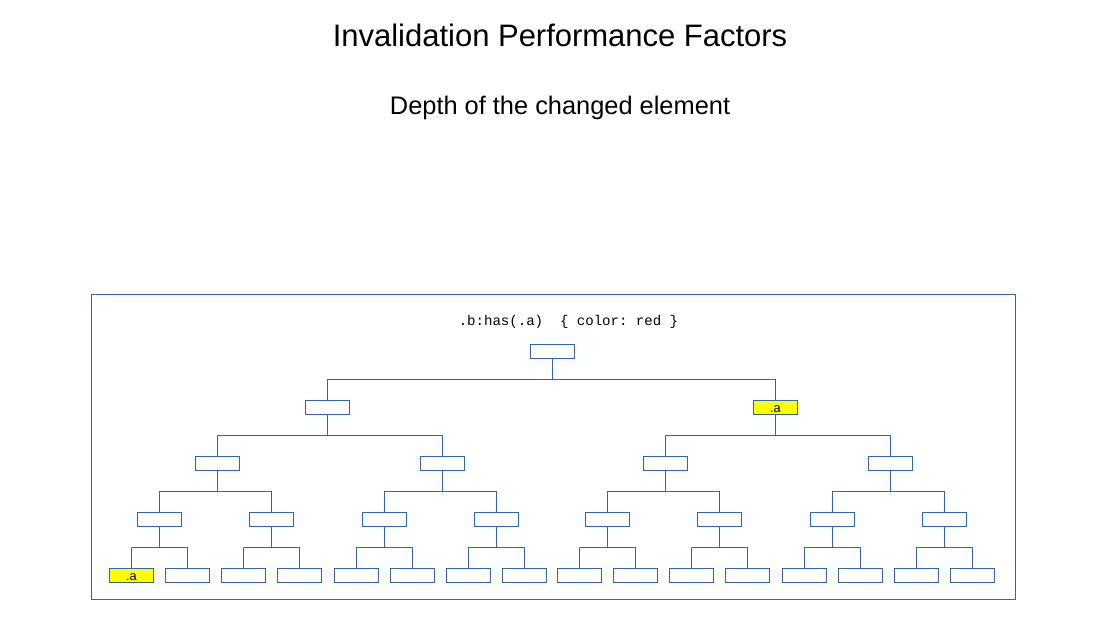
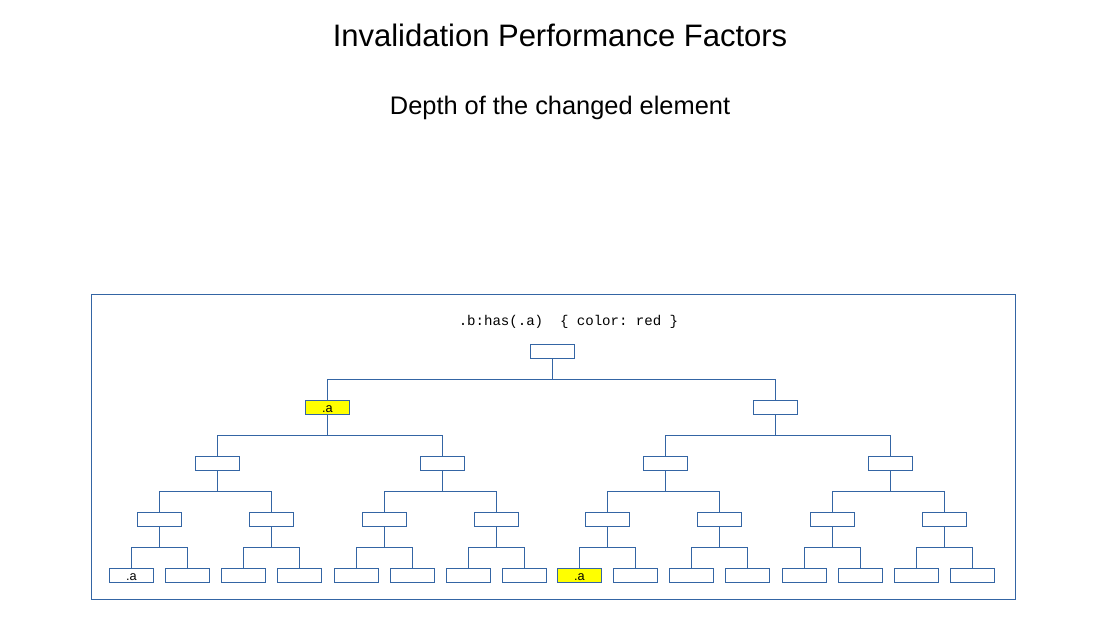
Before and after one commit to Igalia/explainers, a slide deck: slide 22 of css/has/images/has_invalidation.odp. Drawn at 1120x630 pixels with LibreOffice and Linux fonts; fonts in the diff are those of the drawing. Boxes give left, top, right and bottom in pixels: in the first picture for what was removed or moved away, otherwise in the second. Text is boxed around its words. In the diff, an @@ line names an element or a change of style, - is before the commit and + after.

```diff
--- a/css/has/images/has_invalidation.odp
+++ b/css/has/images/has_invalidation.odp
@@ rectangle ".a" at bbox=[306, 400, 350, 415]: fill #FFFFFF to #FFFF00 @@
@@ text in rectangle at bbox=[322, 405, 333, 415]: text added @@
+.a
@@ rectangle at bbox=[753, 400, 797, 415]: fill #FFFF00 to #FFFFFF @@
@@ text in rectangle at bbox=[770, 405, 781, 415]: text removed @@
-.a
@@ rectangle ".a" at bbox=[110, 568, 153, 582]: fill #FFFF00 to #FFFFFF @@
@@ rectangle ".a" at bbox=[558, 568, 602, 582]: fill #FFFFFF to #FFFF00 @@
@@ text in rectangle at bbox=[574, 573, 585, 583]: text added @@
+.a
```
Also in this commit, not shown: 1 other slide changed, 5 other files.
